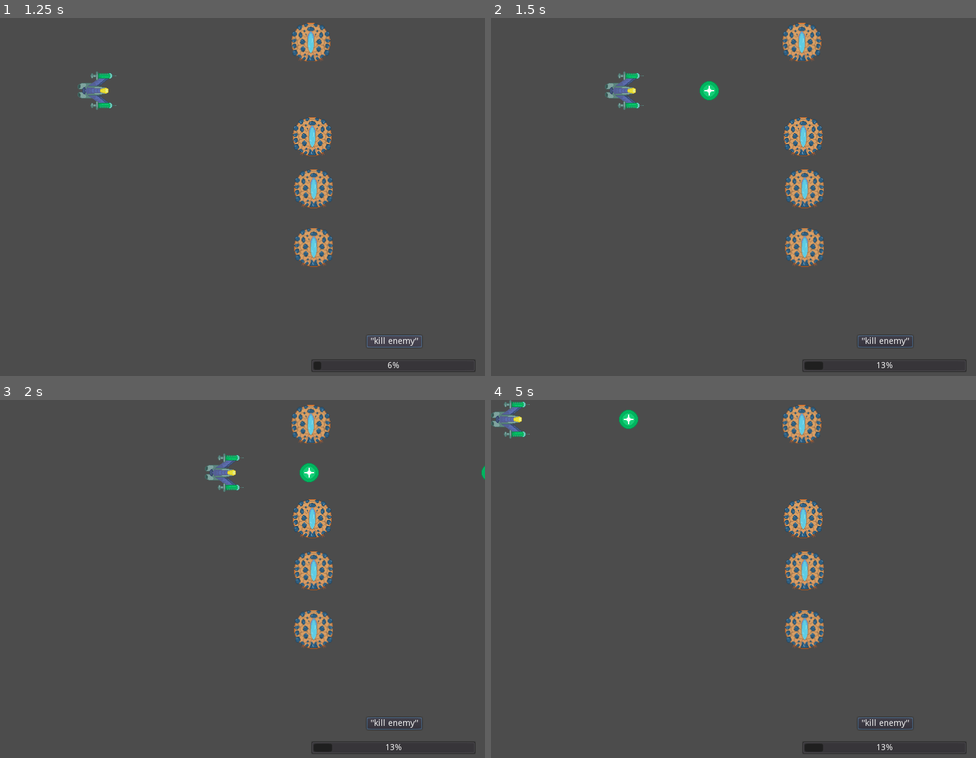
Above: before the commit, frames 1-4 (two rows, left to right).
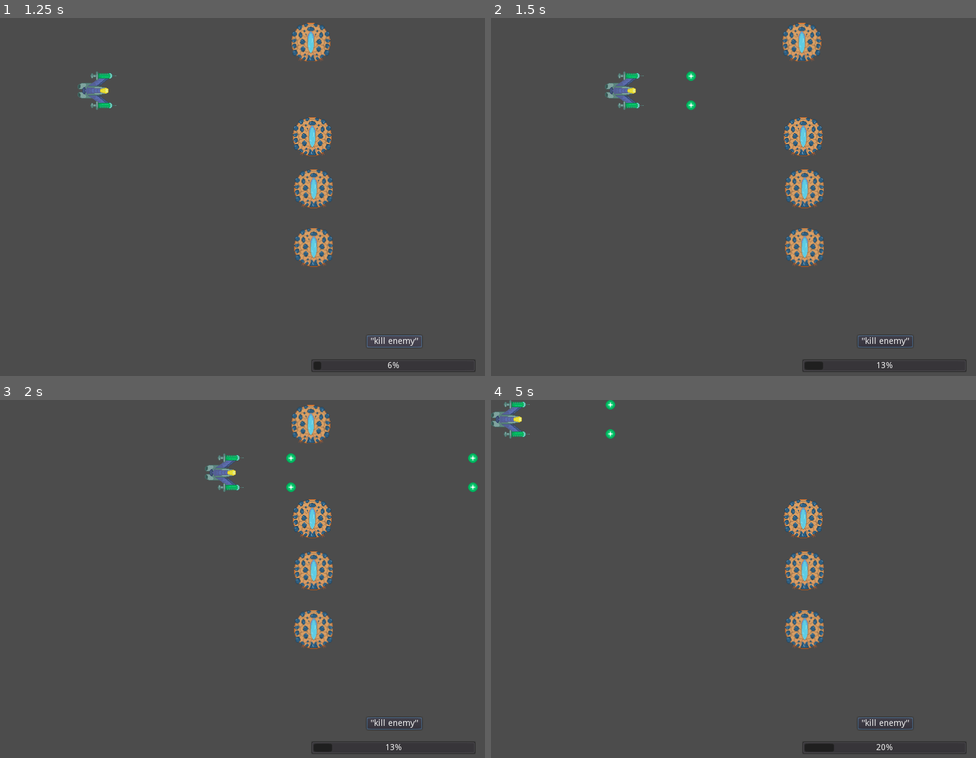
Above: after the commit, the same moments.

Repository: Yerdun/Pathogen
Game: Godot game, scene res://Assets/Scenes/Test Scenes/Copy Tester.tscn
Two runs of this game, one before a commit and one after it. Both use one fixed random seed, a clock stepped at 60 frames per second and the inputs below.
Inputs (mouse positions are in pixels of both pictures, inside the frame that each line leads up to):
- Up to frame 1 (1.25 s): click "'kill enemy'" at 0.5 s
- Up to frame 2 (1.5 s): tap Enter at 1.25 s; move the mouse to (840, 182) at 1.27 s; hold Right (ui_right) from 1.28 s (still down); hold Space (shoot) from 1.28 s (still down)
- Up to frame 3 (2 s): keep holding Right (ui_right); keep holding Space (shoot)
- Up to frame 4 (5 s): move the mouse to (636, 600) at 2.02 s; release Right (ui_right) at 2.03 s; release Space (shoot) at 2.03 s; hold Down (ui_down) 2.03-2.78 s; tap Shift (control_focus) at 2.1 s; tap Space (shoot) at 2.3, 3.05, 3.5, 3.6 s; move the mouse to (782, 500) at 2.77 s; hold Right (ui_right) 2.78-3.53 s; hold B (copy) 2.78-3.53 s; move the mouse to (709, 654) at 3.52 s; hold Up (ui_up) 3.53-4.28 s; move the mouse to (879, 636) at 4.27 s; hold Left (ui_left) from 4.28 s (still down); hold Space (shoot) from 4.28 s (still down)

Frame 1 is identical in both runs. In frame 2, 0.3% of the frame differs, in the area x 40-47%, y 14-26%; in frame 3, 0.4%; in frame 4, 1.0%, in the area x 23-82%, y 0-99%.

Commit message:
Shrank the bullets; changed the player to fire two bullets simultaneously naturally
Both the piercing and basic bullets have been shrunk to deal with the wide beam's spacing. The player now shoots two bullets naturally, increased to six when the wide beam has been obtained.

Diff:
--- a/Assets/Scenes/Bullet/Basic Functional Bullet/Basic Bullet.tscn
+++ b/Assets/Scenes/Bullet/Basic Functional Bullet/Basic Bullet.tscn
@@ -4,7 +4,7 @@
 [ext_resource path="res://Assets/Scenes/Bullet/Basic Functional Bullet/Basic Bullet.gd" type="Script" id=2]
 
 [sub_resource type="CircleShape2D" id=1]
-radius = 15.9721
+radius = 7.9078
 
 [node name="Bullet" type="Area2D"]
 linear_damp = 0.0
@@ -16,6 +16,7 @@
 shape = SubResource( 1 )
 
 [node name="Sprite" type="Sprite" parent="."]
+scale = Vector2( 0.5, 0.5 )
 texture = ExtResource( 1 )
 
 [node name="VisibilityEnabler2D" type="VisibilityEnabler2D" parent="."]
--- a/Assets/Scenes/Bullet/Piercing Bullet/Piercing Bullet.tscn
+++ b/Assets/Scenes/Bullet/Piercing Bullet/Piercing Bullet.tscn
@@ -7,6 +7,7 @@
 radius = 15.7779
 
 [node name="Piercing Bullet" type="Area2D"]
+scale = Vector2( 0.5, 0.5 )
 script = ExtResource( 2 )
 
 [node name="Sprite" type="Sprite" parent="."]
--- a/Assets/Scenes/Player/Bullet Control.gd
+++ b/Assets/Scenes/Player/Bullet Control.gd
@@ -14,7 +14,7 @@
 var rapidFireEnabled # true if rapid fire enabled
 
 var wideBeamEnabled # true if shot is wide
-var wideSpacing = 30 # avoiding magic numbers; space between wide beam bullets
+var wideSpacing = 16 # avoiding magic numbers; space between wide beam bullets
 
 var piercingEnabled # true if piercing is enabled
 
@@ -59,24 +59,36 @@
 	# if player is shooting normally and cooldown is ready...
 	elif Input.is_action_pressed("shoot") and canFire:
 		# instance selected bullet and spawn it in
-		var NewBullet = SelectedBullet.instance()
-		# normal bullets emit a signal when they kill an enemy, next line links it to function
-		NewBullet.connect("killed_enemy", self, "chargeCopyBullet")
-		owner.owner.add_child(NewBullet) # the owner of this node is the player
-		# the owner of the player is the world, which is what we want the bullet
-		# to be the child of, so that player movement does not move the bullets too
-		# place it at the firing point
-		NewBullet.position = owner.position + position
-		# the bullet is coded to move on its own, so no further action needed
+		# instanced twice because we fire 2 bullets at a time
+		var NewBullet1 = SelectedBullet.instance()
+		var NewBullet2 = SelectedBullet.instance()
+		# normal bullets emit a signal when they kill an enemy, next line links them to function
+		NewBullet1.connect("killed_enemy", self, "chargeCopyBullet")
+		NewBullet2.connect("killed_enemy", self, "chargeCopyBullet")
+		owner.owner.add_child(NewBullet1)
+		owner.owner.add_child(NewBullet2)
+		# the owner of this node is the player
+		# the owner of the player is the world, which is what we want the bullets
+		# to be the children of, so that player movement does not move the bullets too
+		# place them at the firing points
+		NewBullet1.position = owner.position + $"Fire Point 1".position
+		NewBullet2.position = owner.position + $"Fire Point 2".position
+		# the bullets are coded to move on its own, so no further action needed
 
-		#if the wide beam is enabled, instance two more bullets and space them
+		#if the wide beam is enabled, instance four more bullets and space them
 		if wideBeamEnabled:
-			var WideBullet1 = SelectedBullet.instance()
-			var WideBullet2 = SelectedBullet.instance()
-			owner.owner.add_child(WideBullet1)
-			owner.owner.add_child(WideBullet2)
-			WideBullet1.position = owner.position + position + wideSpacing * Vector2.UP
-			WideBullet2.position = owner.position + position + wideSpacing * Vector2.DOWN
+			var WideBullet1_1 = SelectedBullet.instance()
+			var WideBullet1_2 = SelectedBullet.instance()
+			var WideBullet2_1 = SelectedBullet.instance()
+			var WideBullet2_2 = SelectedBullet.instance()
+			owner.owner.add_child(WideBullet1_1)
+			owner.owner.add_child(WideBullet1_2)
+			owner.owner.add_child(WideBullet2_1)
+			owner.owner.add_child(WideBullet2_2)
+			WideBullet1_1.position = owner.position + $"Fire Point 1".position + wideSpacing * Vector2.UP
+			WideBullet1_2.position = owner.position + $"Fire Point 1".position + wideSpacing * Vector2.DOWN
+			WideBullet2_1.position = owner.position + $"Fire Point 2".position + wideSpacing * Vector2.UP
+			WideBullet2_2.position = owner.position + $"Fire Point 2".position + wideSpacing * Vector2.DOWN
 		# put shot on cooldown and start the cooldown timer
 		canFire = false
 		$"Shot Cooldown".start()
--- a/Assets/Scenes/Player/Bullet Control.tscn
+++ b/Assets/Scenes/Player/Bullet Control.tscn
@@ -5,9 +5,7 @@
 [ext_resource path="res://Assets/Scenes/Bullet/Basic Functional Bullet/Basic Bullet.tscn" type="PackedScene" id=3]
 [ext_resource path="res://Assets/Scenes/Bullet/Copy Bullet/Copy Bullet.tscn" type="PackedScene" id=4]
 
-
 [node name="Bullet Control" type="Position2D"]
-position = Vector2( 30, 0 )
 script = ExtResource( 1 )
 BasicBullet = ExtResource( 3 )
 PiercingBullet = ExtResource( 2 )
@@ -17,4 +15,10 @@
 wait_time = 0.5
 one_shot = true
 
+[node name="Fire Point 1" type="Position2D" parent="."]
+position = Vector2( 0, -24 )
+
+[node name="Fire Point 2" type="Position2D" parent="."]
+position = Vector2( 0, 24 )
+
 [connection signal="timeout" from="Shot Cooldown" to="." method="_on_Shot_Cooldown_timeout"]
--- a/Assets/Scenes/Player/Player.tscn
+++ b/Assets/Scenes/Player/Player.tscn
@@ -52,5 +52,6 @@
 shape = SubResource( 3 )
 
 [node name="Bullet Control" parent="." instance=ExtResource( 4 )]
+position = Vector2( 32, 0 )
 
 [connection signal="body_entered" from="." to="." method="_on_Player_body_entered"]
Not shown, changed: .mono/metadata/ide_messaging_meta.txt
